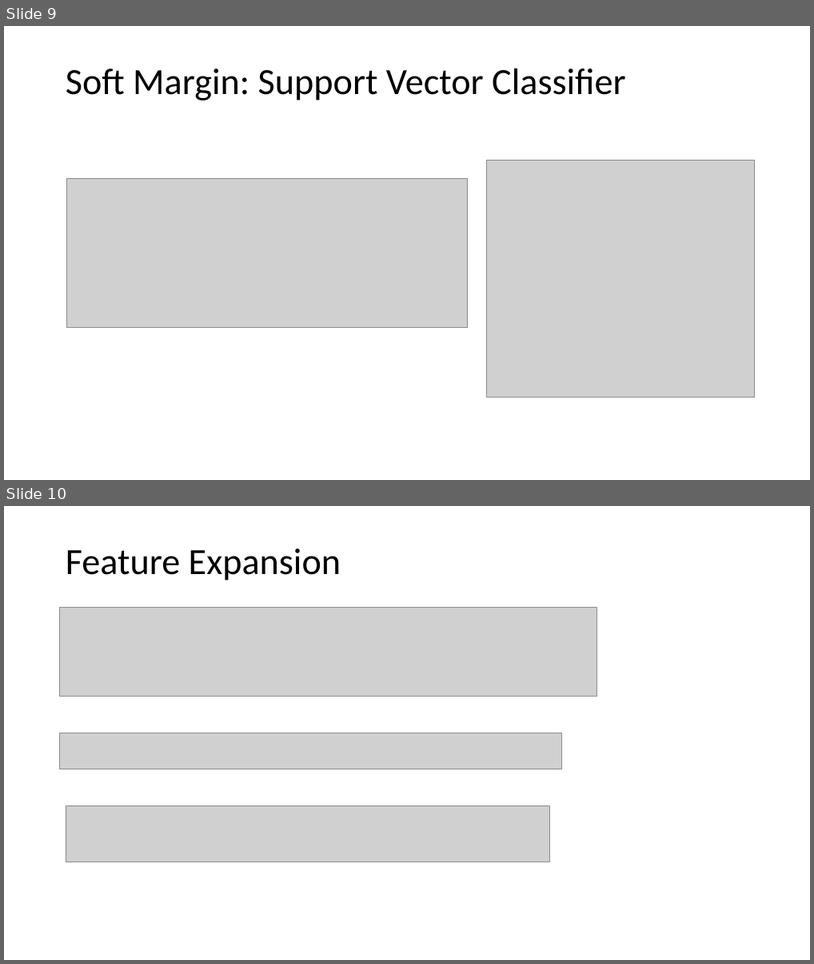
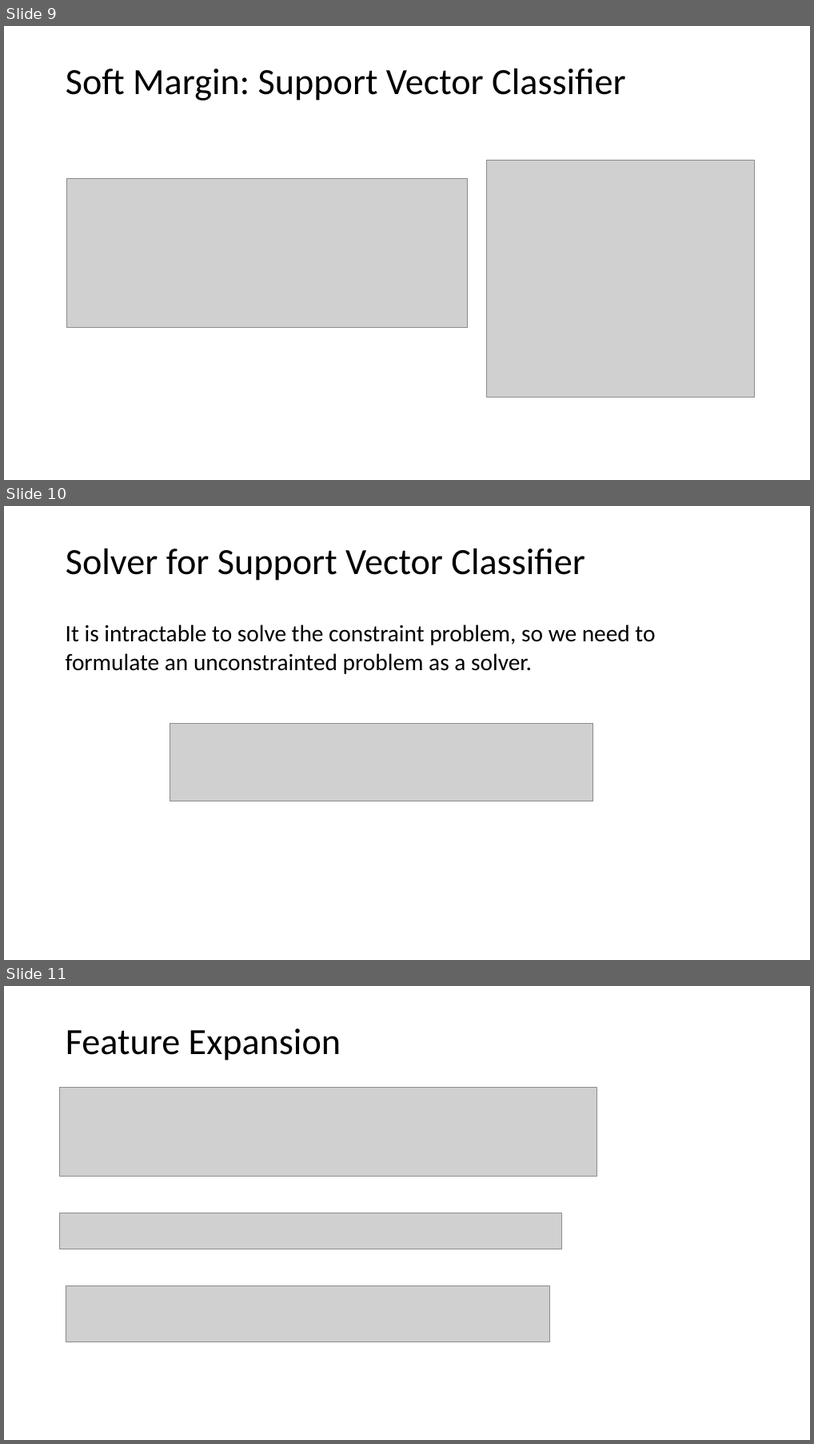
Before and after one commit to tianzheng4/tianzheng4.github.io, a slide deck: _umkc-teaching/slides/Lecture10.pptx. Shown one above the other, each under a label of ours: slides 9 and 10 before the commit, slides 9, 10 and 11 after it. The pictures are 814x964 and 814x1444 pixels, drawn with LibreOffice and Linux fonts; fonts in the diff are those of the drawing; grey boxes stand for pictures. Boxes give left, top, right and bottom in pixels: in the first picture for what was removed or moved away, otherwise in the second. Text is boxed around its words. In the diff, an @@ line names an element or a change of style, - is before the commit and + after.

```diff
--- a/_umkc-teaching/slides/Lecture10.pptx
+++ b/_umkc-teaching/slides/Lecture10.pptx
@@ slide 10 added at [4, 506, 810, 960], background #FFFFFF @@
@@ title added at [66, 548, 585, 580], 44 pt, text #000000 @@
+Solver for Support Vector Classifier
@@ text added at [66, 624, 655, 674], 28 pt, text #000000 @@
+It is intractable to solve the constraint problem, so we need to formulate an unconstrainted problem as a solver.
@@ picture added at [170, 723, 594, 801] @@
@@ what was slide 10 is now slide 11 @@
```
Also in this commit, not shown: 5 other files.
